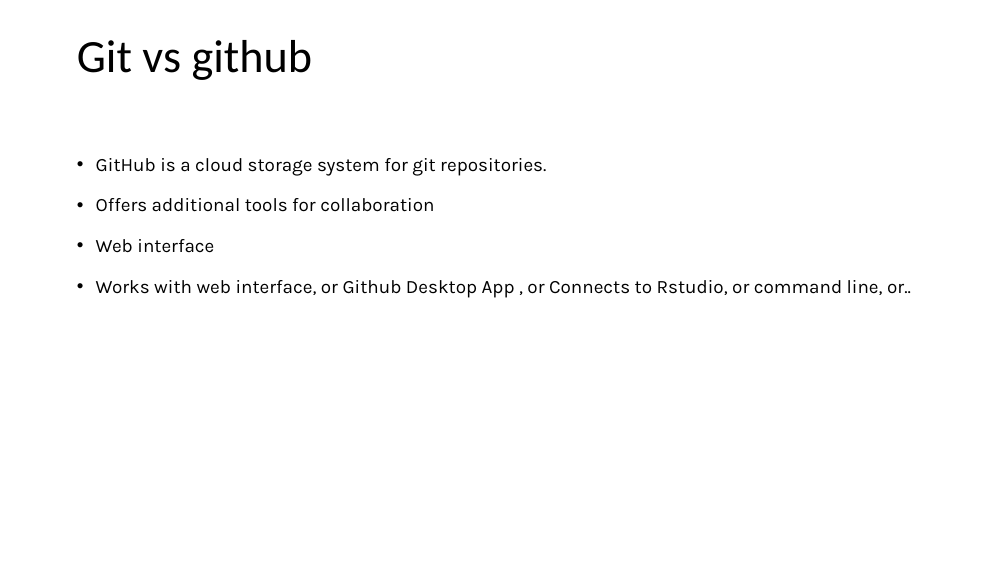
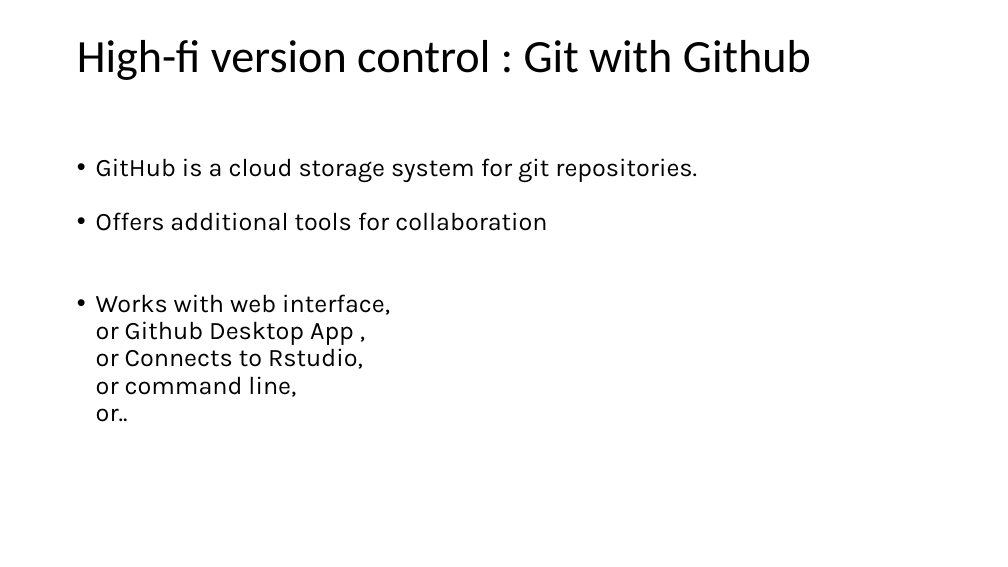
Before and after one commit to VHP4Safety/github_intro_training, a slide deck: slide 15 of powerpoints/github_part1.pptx (slide 9 before the commit). Drawn at 1008x567 pixels with LibreOffice and Linux fonts; fonts in the diff are those of the drawing. Boxes give left, top, right and bottom in pixels: in the first picture for what was removed or moved away, otherwise in the second. Text is boxed around its words. In the diff, an @@ line names an element or a change of style, - is before the commit and + after.

Commit message:
ppt intro version control

```diff
--- a/powerpoints/github_part1.pptx
+++ b/powerpoints/github_part1.pptx
@@ title at <box>77,40,811,80</box>: text changed @@
-Git vs github
+High-fi version control : Git with Github
@@ text "GitHub is a cloud storage ..." at <box>96,158,697,422</box>: size 18 to 24 pt @@
@@ text at <box>96,239,214,253</box>: paragraph removed @@
-• Web interface
```
Also in this commit, not shown: 4 other slides changed, 14 slides added, 2 slides removed.
